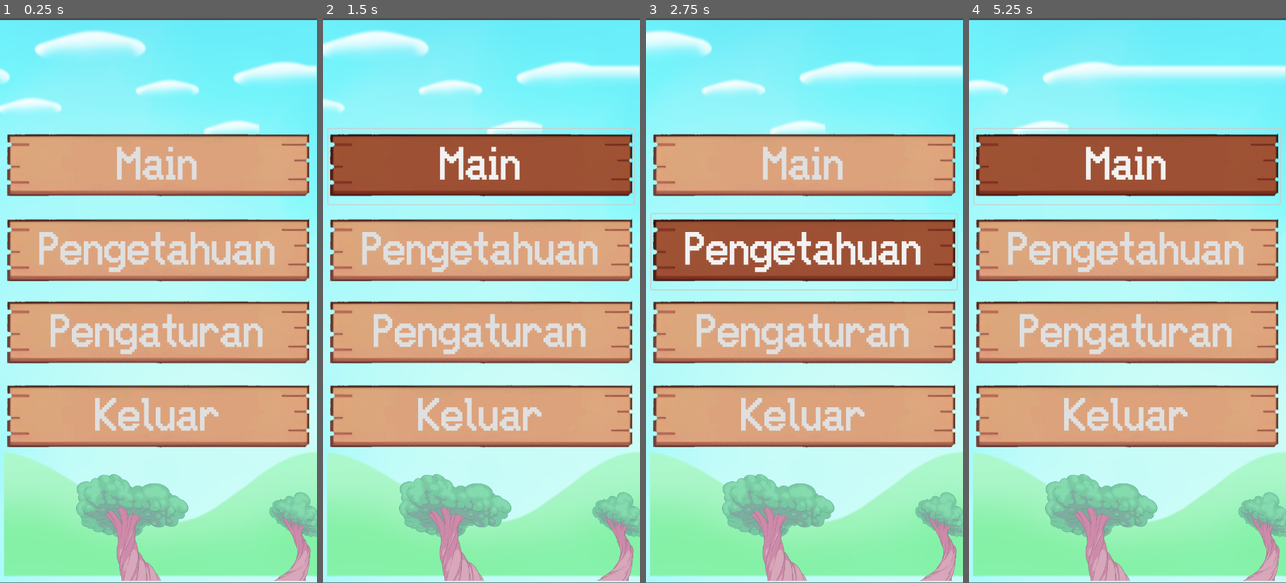
Above: before the commit, frames 1-4 (left to right).
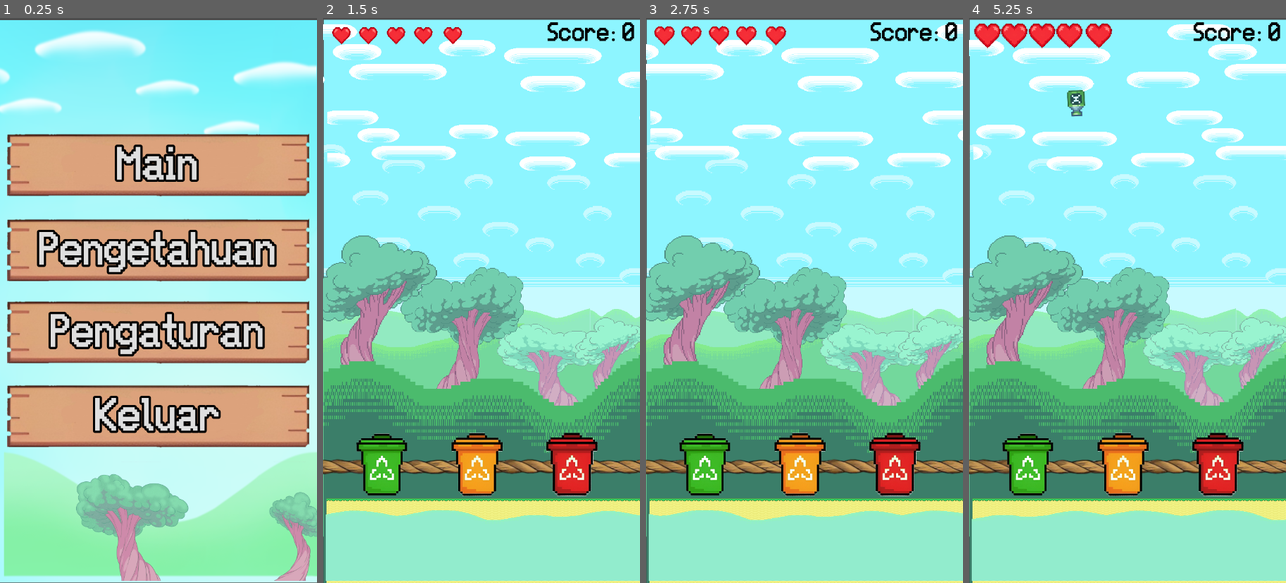
Above: after the commit, the same moments.

Repository: RaFYWStud/Project_GameDev
Game: Godot game, scene res://Scenes/MainMenu.tscn
The game is run twice, just before and just after one commit, with the same random seed, the same clock (stepped at 60 frames per second) and the same inputs.
Inputs (mouse positions are in pixels of both pictures, inside the frame that each line leads up to):
- Up to frame 1 (0.25 s): no input
- Up to frame 2 (1.5 s): click "Pengaturan" at 0.5 s; click "Main" at 1.25 s
- Up to frame 3 (2.75 s): click (804, 249) at 2 s, where only the run before the commit has a clickable "Pengetahuan"
- Up to frame 4 (5.25 s): click (1127, 419) at 2.75 s, where only the run before the commit has a clickable "Keluar"; click (1127, 419) at 3.5 s, where only the run before the commit has a clickable "Keluar"; click (1127, 334) at 4.25 s, where only the run before the commit has a clickable "Pengaturan"; click (1127, 164) at 5 s, where only the run before the commit has a clickable "Main"

The runs differ from the first frame. In frame 1, 5.7% of the frame differs, in the area x 11-88%, y 22-74%; in frame 2, 86%; in frame 3, 86%; in frame 4, 87%, in the area x 0-100%, y 0-100%.

Commit message:
Memperbaiki Logika Button pada Main Menu dan Memberikan Outline pada Text Button

Diff:
--- a/Scenes/MainMenu.tscn
+++ b/Scenes/MainMenu.tscn
@@ -28,13 +28,17 @@
 offset_top = 820.0
 offset_right = 706.0
 offset_bottom = 991.0
-theme_override_colors/font_pressed_color = Color(0, 0, 0, 1)
+theme_override_colors/font_hover_pressed_color = Color(0.8, 0.8, 0.8, 1)
+theme_override_colors/font_hover_color = Color(0.8, 0.8, 0.8, 1)
+theme_override_colors/font_pressed_color = Color(0.8, 0.8, 0.8, 1)
 theme_override_colors/font_outline_color = Color(0, 0, 0, 1)
+theme_override_colors/icon_pressed_color = Color(0.717647, 0.498039, 0.415686, 1)
 theme_override_colors/icon_hover_color = Color(0.716579, 0.496472, 0.417389, 1)
+theme_override_colors/icon_hover_pressed_color = Color(0.717647, 0.498039, 0.415686, 1)
+theme_override_constants/outline_size = 20
 theme_override_fonts/font = ExtResource("2_xebin")
 theme_override_font_sizes/font_size = 90
 action_mode = 0
-button_mask = 0
 text = "Keluar"
 icon = ExtResource("3_kflbt")
 flat = true
@@ -48,12 +52,17 @@
 offset_top = 630.0
 offset_right = 706.0
 offset_bottom = 801.0
+theme_override_colors/font_hover_pressed_color = Color(0.8, 0.8, 0.8, 1)
+theme_override_colors/font_hover_color = Color(0.8, 0.8, 0.8, 1)
+theme_override_colors/font_pressed_color = Color(0.8, 0.8, 0.8, 1)
 theme_override_colors/font_outline_color = Color(0, 0, 0, 1)
+theme_override_colors/icon_pressed_color = Color(0.717647, 0.498039, 0.415686, 1)
 theme_override_colors/icon_hover_color = Color(0.716579, 0.496472, 0.417389, 1)
+theme_override_colors/icon_hover_pressed_color = Color(0.717647, 0.498039, 0.415686, 1)
+theme_override_constants/outline_size = 20
 theme_override_fonts/font = ExtResource("2_xebin")
 theme_override_font_sizes/font_size = 90
 action_mode = 0
-button_mask = 0
 text = "Pengaturan"
 icon = ExtResource("3_kflbt")
 flat = true
@@ -89,13 +98,17 @@
 offset_top = 251.0
 offset_right = 706.0
 offset_bottom = 422.0
-theme_override_colors/font_pressed_color = Color(0, 0, 0, 1)
-theme_override_colors/font_outline_color = Color(0, 0, 0, 1)
+theme_override_colors/font_disabled_color = Color(0, 0, 0, 1)
+theme_override_colors/font_hover_pressed_color = Color(0.8, 0.8, 0.8, 1)
+theme_override_colors/font_hover_color = Color(0.8, 0.8, 0.8, 1)
+theme_override_colors/font_pressed_color = Color(0.8, 0.8, 0.8, 1)
+theme_override_colors/icon_pressed_color = Color(0.717647, 0.498039, 0.415686, 1)
 theme_override_colors/icon_hover_color = Color(0.716579, 0.496472, 0.417389, 1)
+theme_override_colors/icon_hover_pressed_color = Color(0.717647, 0.498039, 0.415686, 1)
+theme_override_constants/outline_size = 20
 theme_override_fonts/font = ExtResource("2_xebin")
 theme_override_font_sizes/font_size = 90
 action_mode = 0
-button_mask = 0
 text = "Main"
 icon = ExtResource("3_kflbt")
 flat = true
@@ -109,12 +122,17 @@
 offset_top = 444.0
 offset_right = 706.0
 offset_bottom = 615.0
+theme_override_colors/font_hover_pressed_color = Color(0.8, 0.8, 0.8, 1)
+theme_override_colors/font_hover_color = Color(0.8, 0.8, 0.8, 1)
+theme_override_colors/font_pressed_color = Color(0.8, 0.8, 0.8, 1)
 theme_override_colors/font_outline_color = Color(0, 0, 0, 1)
+theme_override_colors/icon_pressed_color = Color(0.717647, 0.498039, 0.415686, 1)
 theme_override_colors/icon_hover_color = Color(0.716579, 0.496472, 0.417389, 1)
+theme_override_colors/icon_hover_pressed_color = Color(0.717647, 0.498039, 0.415686, 1)
+theme_override_constants/outline_size = 20
 theme_override_fonts/font = ExtResource("2_xebin")
 theme_override_font_sizes/font_size = 90
 action_mode = 0
-button_mask = 0
 text = "Pengetahuan"
 icon = ExtResource("3_kflbt")
 flat = true
--- a/Scenes/main_menu.gd
+++ b/Scenes/main_menu.gd
@@ -2,6 +2,7 @@
 
 func _ready():
 	# Menghubungkan tombol dengan fungsinya
+	print("Main Menu Ready!")
 	$Play.connect("pressed", Callable(self, "_on_play_button_pressed"))
 	$Knowledge.connect("pressed", Callable(self, "_on_knowledge_button_pressed"))
 	$Setting.connect("pressed", Callable(self, "_on_setting_button_pressed"))
@@ -9,15 +10,15 @@
 
 func _on_play_button_pressed():
 	print("Play button clicked")
-	get_tree().change_scene("res://Scenes/Game.tscn")  # Ganti dengan scene game Anda
+	get_tree().change_scene_to_file("res://Scenes/main.tscn")  # Ganti dengan scene game Anda
 
 func _on_knowledge_button_pressed():
 	print("Knowledge button clicked")
-	get_tree().change_scene("res://Scenes/Knowledge.tscn")  # Ganti dengan scene knowledge Anda
+	get_tree().change_scene_to_file("res://Scenes/Knowledge.tscn")  # Ganti dengan scene knowledge Anda
 
 func _on_setting_button_pressed():
 	print("Setting button clicked")
-	get_tree().change_scene("res://Scenes/Setting.tscn")  # Ganti dengan scene setting Anda
+	get_tree().change_scene_to_file("res://Scenes/Setting.tscn")  # Ganti dengan scene setting Anda
 
 func _on_exit_button_pressed():
 	print("Exit button clicked")
